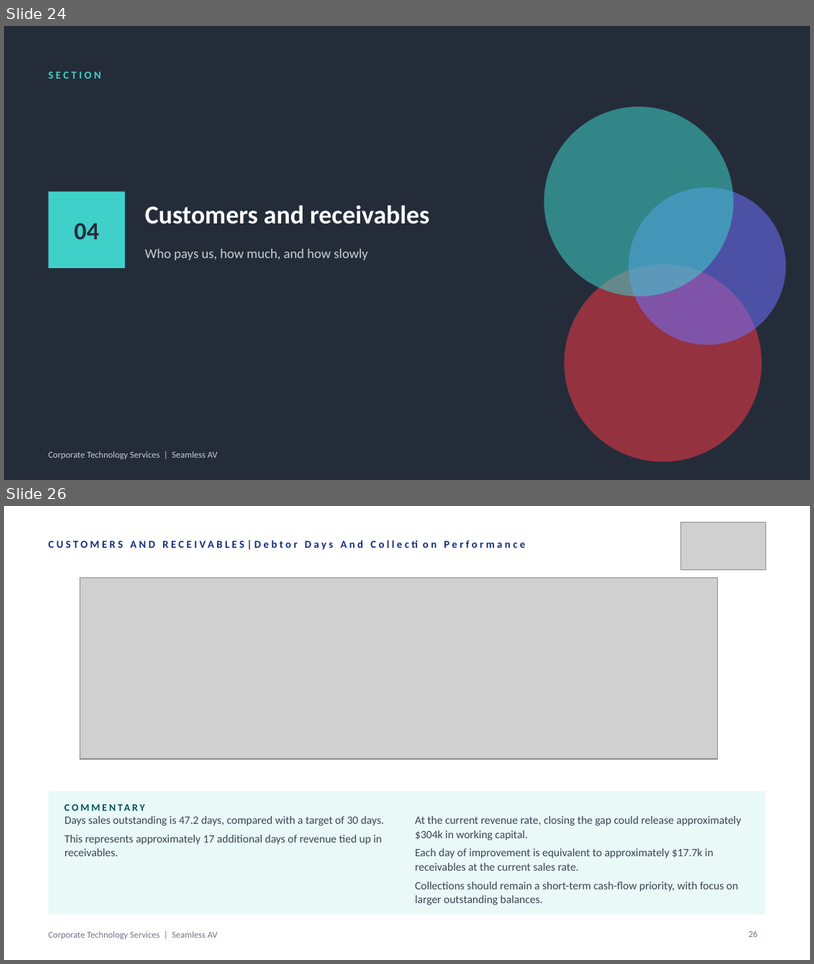
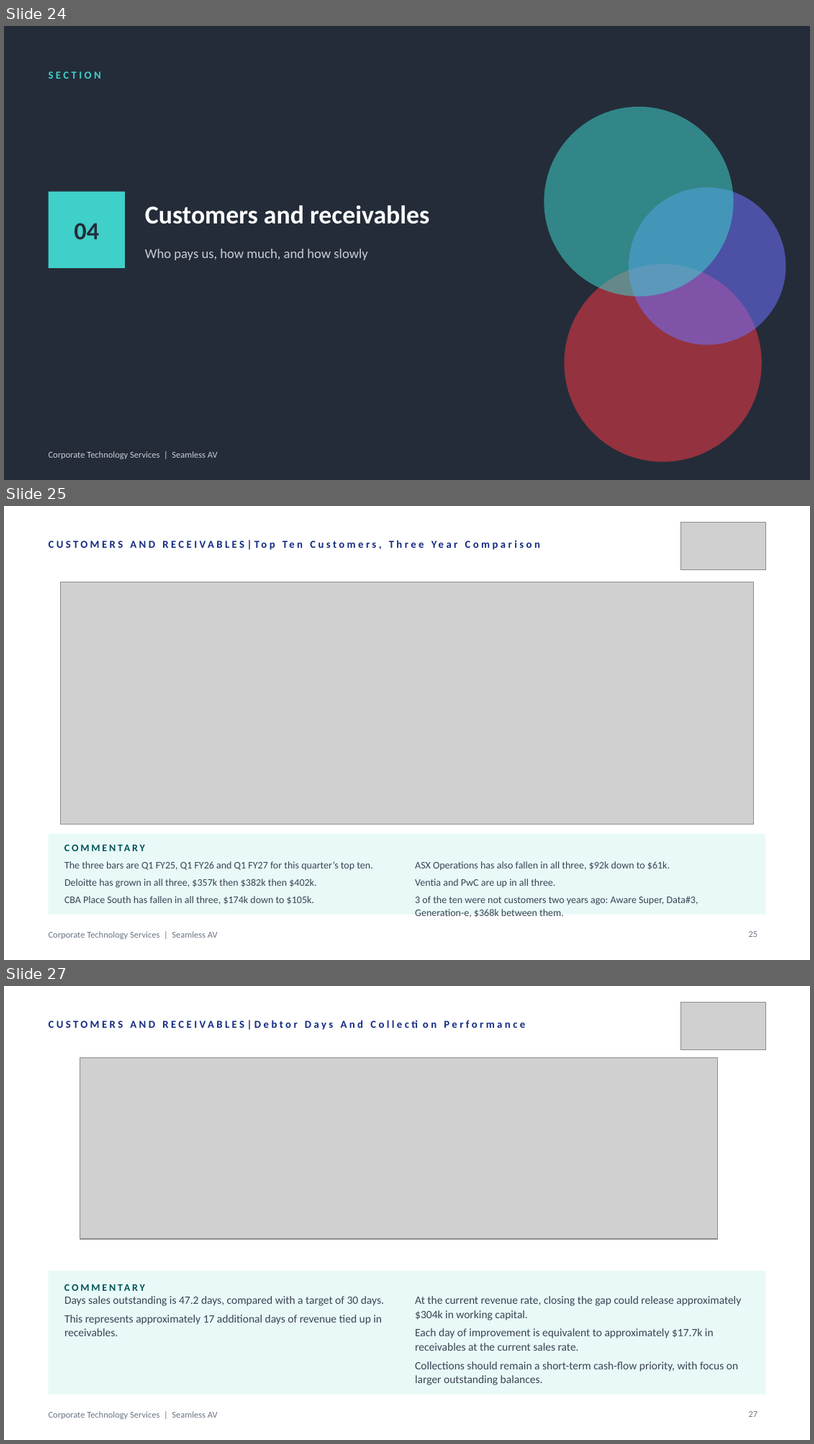
Before and after one commit to WesleyNelson-O33/Claude, a slide deck: deck/CTS Quarterly Business Review - Q1 FY2027.pptx. Shown one above the other, each under a label of ours: slides 24 and 26 before the commit, slides 24, 25 and 27 after it; the slides between them are not shown. The pictures are 814x964 and 814x1444 pixels, drawn with LibreOffice and Linux fonts; fonts in the diff are those of the drawing; grey boxes stand for pictures. Boxes give left, top, right and bottom in pixels: in the first picture for what was removed or moved away, otherwise in the second. Text is boxed around its words. In the diff, an @@ line names an element or a change of style, - is before the commit and + after.

```diff
--- a/deck/CTS Quarterly Business Review - Q1 FY2027.pptx
+++ b/deck/CTS Quarterly Business Review - Q1 FY2027.pptx
@@ slide 25 added at bbox=[4, 506, 810, 960], background #FFFFFF; not listed: 1 template element that a slide beside it also shows @@
@@ picture added at bbox=[682, 522, 766, 569] @@
@@ text added at bbox=[49, 538, 613, 562], 9.5 pt, text #122B82, bold @@
+CUSTOMERS AND RECEIVABLES|Top Ten Customers, Three Year Comparison
@@ picture added at bbox=[60, 582, 753, 824] @@
@@ rectangle added at bbox=[49, 834, 766, 914], fill #E8F9F8 @@
@@ text added at bbox=[64, 838, 306, 856], 9 pt, text #005358, bold @@
+COMMENTARY
@@ text added at bbox=[64, 861, 373, 904], 9 pt, text #3A4453 @@
+The three bars are Q1 FY25, Q1 FY26 and Q1 FY27 for this quarter’s top ten.
+Deloitte has grown in all three, $357k then $382k then $402k.
+CBA Place South has fallen in all three, $174k down to $105k.
@@ text added at bbox=[415, 861, 699, 917], 9 pt, text #3A4453 @@
+ASX Operations has also fallen in all three, $92k down to $61k.
+Ventia and PwC are up in all three.
+3 of the ten were not customers two years ago: Aware Super, Data#3, Generation-e, $368k between them.
@@ page number added at bbox=[749, 931, 759, 937], 8 pt, text #6B7585 @@
+25
@@ what was slide 26 is now slide 27 @@
@@ page number at bbox=[749, 1411, 759, 1417]: text changed @@
-26
+27
```
Also in this commit, not shown: 1 slide changed, 1 other slide added, 1 slide removed, 10 other files.
